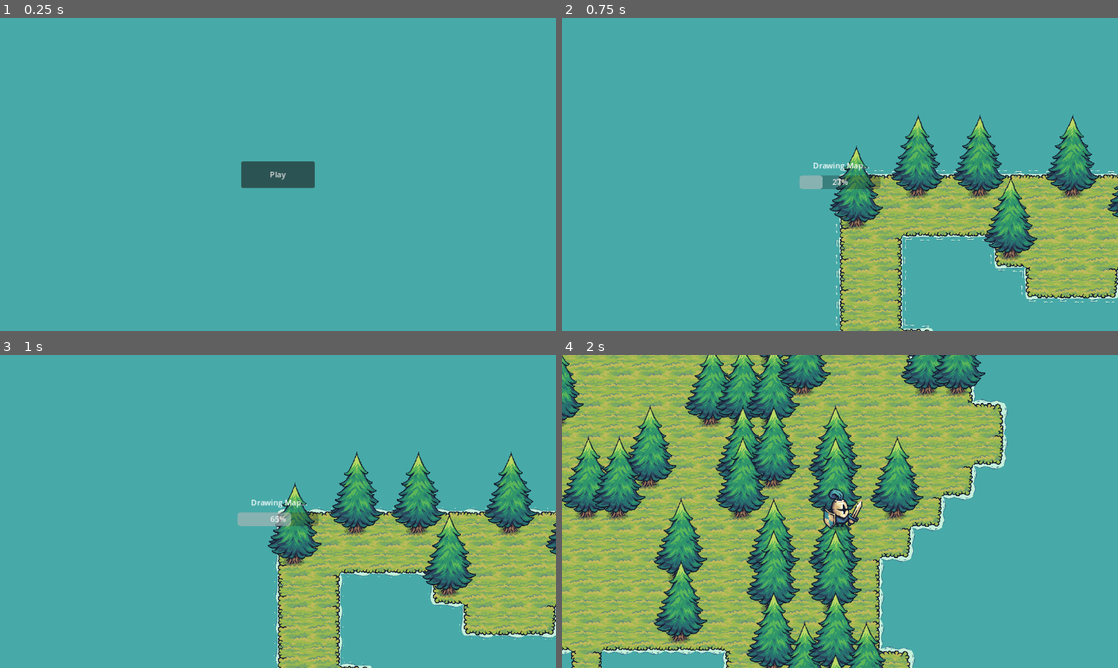
Above: before the commit, frames 1-4 (two rows, left to right).
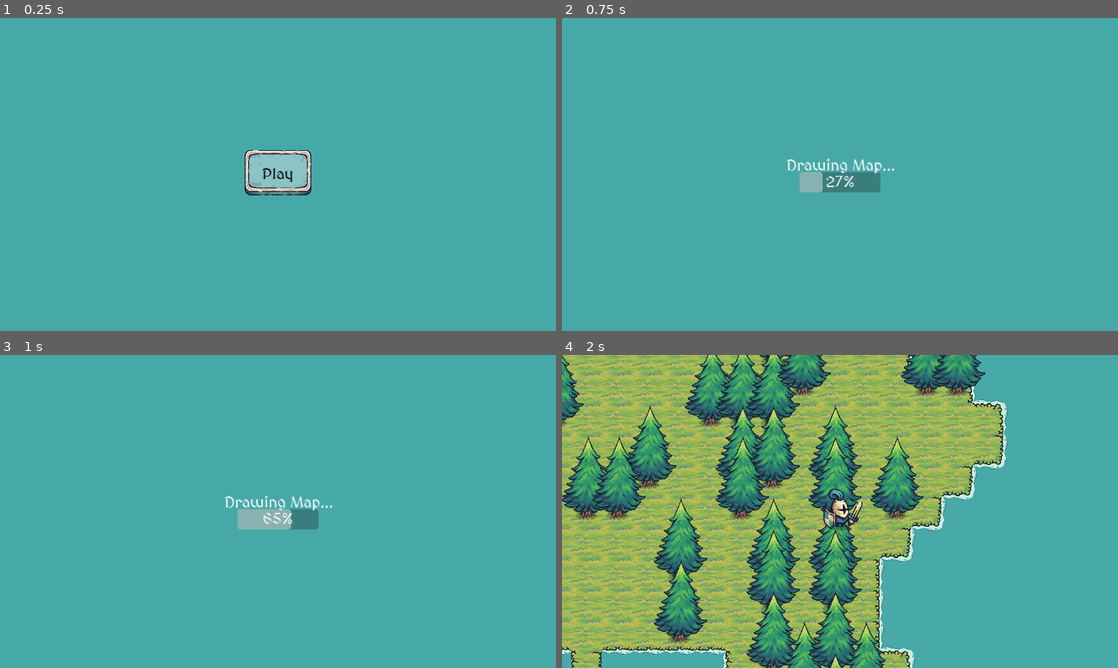
Above: after the commit, the same moments.

Repository: lfeq/Kingdom
Game: Godot game, scene res://Scenes/game.tscn
Same seed, same stepped clock (60 frames per second), same inputs: the game is played once before the commit and once after it.
Inputs (mouse positions are in pixels of both pictures, inside the frame that each line leads up to):
- Up to frame 1 (0.25 s): no input
- Up to frame 2 (0.75 s): click "Play" at 0.5 s
- Up to frame 3 (1 s): no input
- Up to frame 4 (2 s): move the mouse to (962, 495) at 1.27 s; hold D (move_right) from 1.28 s (still down); click (962, 495) at 1.35 s

The runs differ from the first frame. In frame 1, 1.8% of the frame differs, in the area x 43-57%, y 42-57%; in frame 2, 21%; in frame 3, 21%, in the area x 40-100%, y 30-100%; in frame 4, nothing differs.

Commit message:
Improved UI closes #17

Diff:
--- a/Scenes/UI/LoadingScreen/loading_screen.tscn
+++ b/Scenes/UI/LoadingScreen/loading_screen.tscn
@@ -13,15 +13,16 @@
 size_flags_vertical = 4
 script = ExtResource("1_l7wxa")
 
-[node name="PlayButtonPanel" type="Panel" parent="."]
-layout_mode = 1
+[node name="CanvasLayer" type="CanvasLayer" parent="."]
+
+[node name="PlayButtonPanel" type="Panel" parent="CanvasLayer"]
 anchors_preset = 15
 anchor_right = 1.0
 anchor_bottom = 1.0
 grow_horizontal = 2
 grow_vertical = 2
 
-[node name="Button" type="Button" parent="PlayButtonPanel"]
+[node name="Button" type="Button" parent="CanvasLayer/PlayButtonPanel"]
 layout_mode = 1
 anchors_preset = 8
 anchor_left = 0.5
@@ -36,9 +37,8 @@
 grow_vertical = 2
 text = "Play"
 
-[node name="LoadingScreenPanel" type="Panel" parent="."]
+[node name="LoadingScreenPanel" type="Panel" parent="CanvasLayer"]
 visible = false
-layout_mode = 1
 anchors_preset = 15
 anchor_right = 1.0
 anchor_bottom = 1.0
@@ -46,7 +46,7 @@
 grow_vertical = 2
 metadata/_edit_use_anchors_ = true
 
-[node name="ProgressBar" type="ProgressBar" parent="LoadingScreenPanel"]
+[node name="ProgressBar" type="ProgressBar" parent="CanvasLayer/LoadingScreenPanel"]
 layout_mode = 1
 anchors_preset = 8
 anchor_left = 0.5
@@ -60,7 +60,7 @@
 grow_horizontal = 2
 grow_vertical = 2
 
-[node name="ProgressBarLabel" type="Label" parent="LoadingScreenPanel"]
+[node name="ProgressBarLabel" type="Label" parent="CanvasLayer/LoadingScreenPanel"]
 layout_mode = 1
 anchors_preset = 8
 anchor_left = 0.5
@@ -77,4 +77,4 @@
 horizontal_alignment = 1
 vertical_alignment = 1
 
-[connection signal="pressed" from="PlayButtonPanel/Button" to="." method="_on_button_pressed"]
+[connection signal="pressed" from="CanvasLayer/PlayButtonPanel/Button" to="." method="_on_button_pressed"]
--- a/Scenes/game.tscn
+++ b/Scenes/game.tscn
@@ -21,9 +21,7 @@
 treeProbability = 20
 mineProbability = 5
 
-[node name="Camera2D" type="Camera2D" parent="."]
-
-[node name="LoadingScreen" parent="Camera2D" instance=ExtResource("4_e3vff")]
+[node name="LoadingScreen" parent="." instance=ExtResource("4_e3vff")]
 
 [connection signal="finishedMakingLevel" from="TileMap" to="LevelManager" method="_on_tile_map_finished_making_level"]
-[connection signal="pressedPlay" from="Camera2D/LoadingScreen" to="LevelManager" method="_on_loading_screen_pressed_play"]
+[connection signal="pressedPlay" from="LoadingScreen" to="LevelManager" method="_on_loading_screen_pressed_play"]
--- a/Scripts/Managers/LevelManager/LevelManager.gd
+++ b/Scripts/Managers/LevelManager/LevelManager.gd
@@ -8,12 +8,12 @@
 ## Reference to the TileMap node.
 @onready var tile_map = $"../TileMap"
 ## Reference to the LoadingScreen node.
-@onready var loading_screen = $"../Camera2D/LoadingScreen"
+@onready var loading_screen = $"../LoadingScreen"
 
 ## Called when the tile map has finished generating the level.
 ## Removes the Camera2D node and spawns the player at a random position on the tile map.
 func _on_tile_map_finished_making_level():
-	$"../Camera2D".queue_free()
+	loading_screen.queue_free()
 	spawnPlayer()
 
 ## Spawns the player at a random position on the tile map.
--- a/Scripts/TerrainGenerator/TerrainGenerator.gd
+++ b/Scripts/TerrainGenerator/TerrainGenerator.gd
@@ -20,7 +20,8 @@
 @export var mineProbability: int = 10
 
 ## Reference to the LoadingScreen node.
-@onready var loading_screen = $"../Camera2D/LoadingScreen"
+@onready var loading_screen = $"../LoadingScreen"
+
 
 const GRASS_DENSITY_LIMIT: int = 5
 
@@ -74,7 +75,6 @@
 					set_cell(2, Vector2i(x, y), 2, Vector2i(0, 0)) # Add tree to tilemap
 				elif (randi() % 100 + 1 <= mineProbability) and (!isEdgeOfTilemap(x, y) \
 				and (numberOfGrassesAroundTile(x, y) == 9) and (!isSurrounded(2, x, y))):
-					print(get_cell_source_id(2, Vector2i(x, y)))
 					set_cell(2, Vector2i(x, y), 4, Vector2i(0, 0)) # Add mine to tilemap
 			updateLoadingBar()
 
--- a/Scripts/UI/PlayButton/PlayButton.gd
+++ b/Scripts/UI/PlayButton/PlayButton.gd
@@ -7,10 +7,10 @@
 signal pressedPlay
 
 # References to various UI elements.
-@onready var play_button_panel = $PlayButtonPanel
-@onready var progress_bar = $LoadingScreenPanel/ProgressBar
-@onready var progress_bar_label = $LoadingScreenPanel/ProgressBarLabel
-@onready var loading_screen_panel = $LoadingScreenPanel
+@onready var play_button_panel = $CanvasLayer/PlayButtonPanel/Button
+@onready var progress_bar = $CanvasLayer/LoadingScreenPanel/ProgressBar
+@onready var progress_bar_label = $CanvasLayer/LoadingScreenPanel/ProgressBarLabel
+@onready var loading_screen_panel = $CanvasLayer/LoadingScreenPanel
 
 # Updates the value of the progress bar.
 # t_newValue: The new value to set for the progress bar.
--- /dev/null
+++ b/Themes/MyTheme.tres
@@ -0,0 +1,63 @@
+[gd_resource type="Theme" load_steps=11 format=3 uid="uid://c46v2yxjdjypj"]
+
+[ext_resource type="FontFile" uid="uid://d0odsjtk37arv" path="res://Fonts/MedievalSharp-Regular.ttf" id="1_0g8jr"]
+[ext_resource type="Texture2D" uid="uid://bjomfdt0q26cw" path="res://Assets/Tiny Swords/Tiny Swords (Update 010)/UI/Buttons/Button_Disable_9Slides.png" id="2_elnkr"]
+[ext_resource type="Texture2D" uid="uid://uqh1lpjeqp1l" path="res://Assets/Tiny Swords/Tiny Swords (Update 010)/UI/Buttons/Button_Blue_9Slides.png" id="3_imrrx"]
+[ext_resource type="Texture2D" uid="uid://8jeerluj1j7v" path="res://Assets/Tiny Swords/Tiny Swords (Update 010)/UI/Buttons/Button_Blue_9Slides_Pressed.png" id="4_oo7kk"]
+
+[sub_resource type="StyleBoxTexture" id="StyleBoxTexture_wkxjh"]
+texture = ExtResource("2_elnkr")
+texture_margin_left = 32.0
+texture_margin_top = 32.0
+texture_margin_right = 32.0
+texture_margin_bottom = 32.0
+
+[sub_resource type="StyleBoxTexture" id="StyleBoxTexture_w8wk5"]
+texture = ExtResource("3_imrrx")
+texture_margin_left = 32.0
+texture_margin_top = 32.0
+texture_margin_right = 32.0
+texture_margin_bottom = 32.0
+
+[sub_resource type="StyleBoxTexture" id="StyleBoxTexture_vwbh8"]
+texture = ExtResource("3_imrrx")
+texture_margin_left = 32.0
+texture_margin_top = 32.0
+texture_margin_right = 32.0
+texture_margin_bottom = 32.0
+
+[sub_resource type="StyleBoxTexture" id="StyleBoxTexture_eiskt"]
+texture = ExtResource("3_imrrx")
+texture_margin_left = 32.0
+texture_margin_top = 32.0
+texture_margin_right = 32.0
+texture_margin_bottom = 32.0
+
+[sub_resource type="StyleBoxTexture" id="StyleBoxTexture_sssjo"]
+texture = ExtResource("4_oo7kk")
+texture_margin_left = 32.0
+texture_margin_top = 32.0
+texture_margin_right = 32.0
+texture_margin_bottom = 32.0
+
+[sub_resource type="StyleBoxFlat" id="StyleBoxFlat_ti1uw"]
+bg_color = Color(0.277344, 0.664063, 0.65625, 1)
+
+[resource]
+Button/colors/font_color = Color(0, 0, 0, 1)
+Button/colors/font_disabled_color = Color(0, 0, 0, 0.356863)
+Button/colors/font_focus_color = Color(0.160784, 0.160784, 0.160784, 1)
+Button/colors/font_hover_color = Color(0.25098, 0.25098, 0.25098, 1)
+Button/colors/font_hover_pressed_color = Color(0.427451, 0.427451, 0.427451, 1)
+Button/font_sizes/font_size = 32
+Button/fonts/font = ExtResource("1_0g8jr")
+Button/styles/disabled = SubResource("StyleBoxTexture_wkxjh")
+Button/styles/focus = SubResource("StyleBoxTexture_w8wk5")
+Button/styles/hover = SubResource("StyleBoxTexture_vwbh8")
+Button/styles/normal = SubResource("StyleBoxTexture_eiskt")
+Button/styles/pressed = SubResource("StyleBoxTexture_sssjo")
+Label/font_sizes/font_size = 32
+Label/fonts/font = ExtResource("1_0g8jr")
+Panel/styles/panel = SubResource("StyleBoxFlat_ti1uw")
+ProgressBar/font_sizes/font_size = 32
+ProgressBar/fonts/font = ExtResource("1_0g8jr")
--- a/project.godot
+++ b/project.godot
@@ -18,10 +18,15 @@
 [display]
 
 window/stretch/mode="canvas_items"
+mouse_cursor/custom_image="res://Assets/Tiny Swords/Tiny Swords (Update 010)/UI/Pointers/01.png"
 
 [dotnet]
 
 project/assembly_name="Godot Projects"
+
+[gui]
+
+theme/custom="res://Themes/MyTheme.tres"
 
 [input]
 
Binary file added: Fonts/MedievalSharp-Regular.ttf
Not shown, added: Fonts/MedievalSharp-Regular.ttf.import
